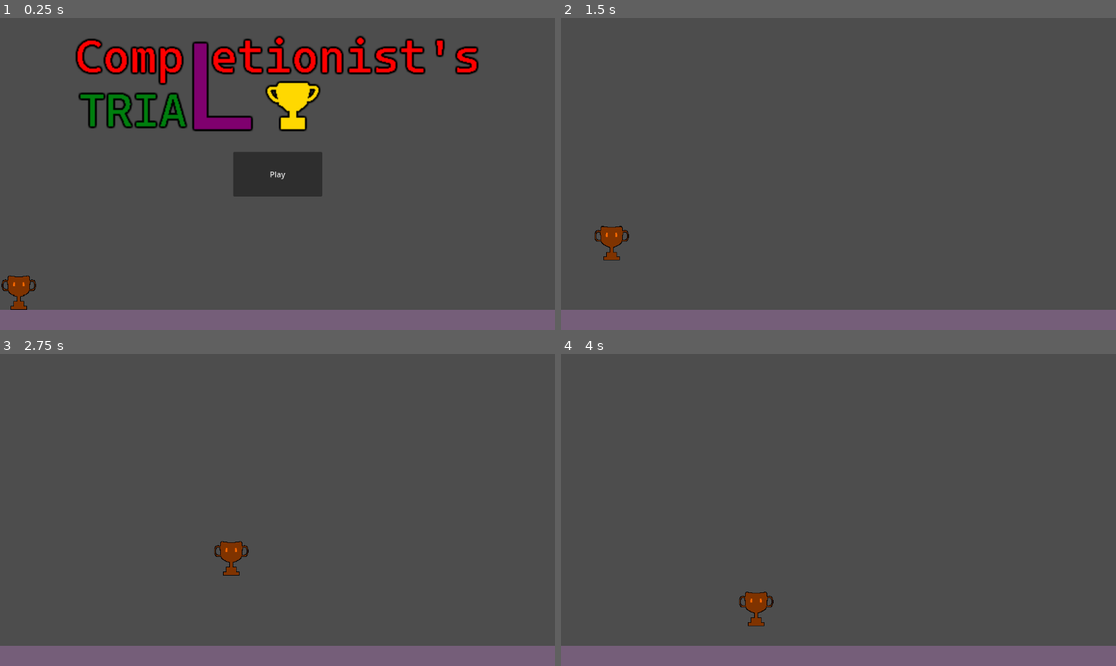
Above: before the commit, frames 1-4 (two rows, left to right).
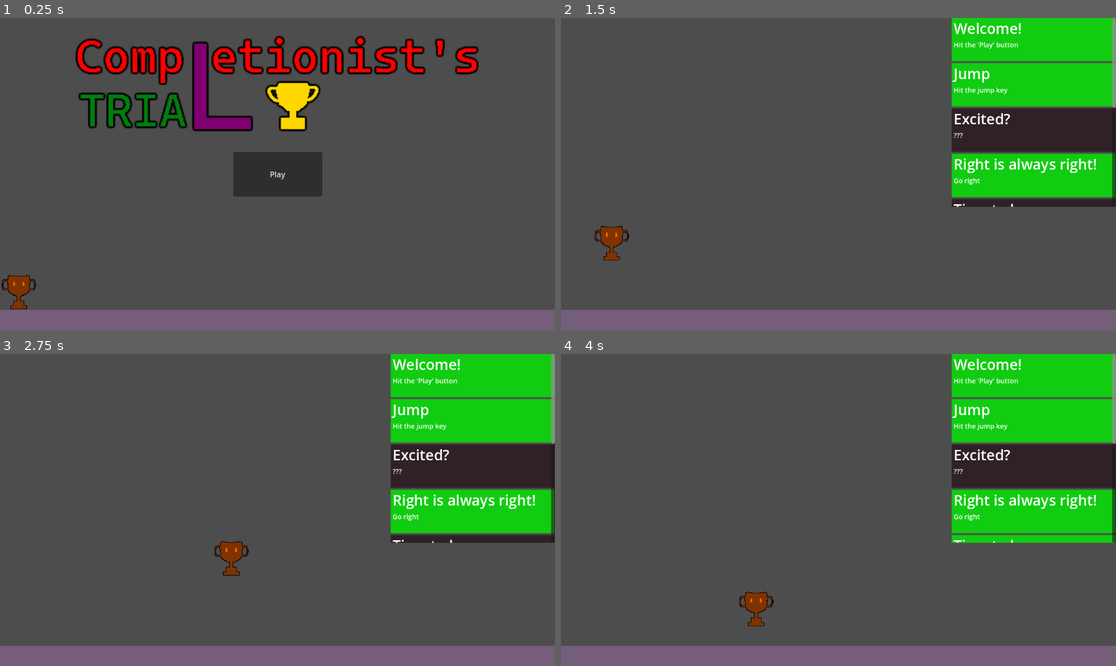
Above: after the commit, the same moments.

Repository: RubyPiec/Completionist-s-Trial
Game: Godot game, scene res://main_menu.tscn
The game is run twice, just before and just after one commit, with the same random seed, the same clock (stepped at 60 frames per second) and the same inputs.
Inputs:
- Up to frame 1 (0.25 s): no input
- Up to frame 2 (1.5 s): click "Play" at 0.5 s; tap Enter at 1.25 s; hold D (move_right) from 1.28 s (still down); hold Space (jump) from 1.28 s (still down)
- Up to frame 3 (2.75 s): keep holding D (move_right); release Space (jump) at 2.03 s; tap Space (jump) at 2.1, 2.27, 2.57 s
- Up to frame 4 (4 s): release D (move_right) at 2.78 s; hold Left (move_left) 2.78-3.53 s; hold Space (jump) 2.78-3.53 s; hold D (move_right) from 3.53 s (still down); tap Space (jump) at 3.6, 3.77 s

The runs differ from the first frame. In frame 1, less than 0.1% of the frame differs, in the area x 0-7%, y 82-94%; in frame 2, 17%; in frame 3, 17%; in frame 4, 17%, in the area x 70-100%, y 0-61%.

Commit message:
ACHIEVEMENTS WORK!!!!
YAY

Diff:
--- a/achievements.gd
+++ b/achievements.gd
@@ -9,5 +9,20 @@
 	"left": ["Time to leave", "Go left", false],
 	"hold": ["You can hold...", "Hit left or right 5 times in a row", false],
 	"notworking": ["That won't work...", "Try to go down", false],
+	"changescreen": ["Ooh, what's here?", "Go to a different screen", false],
 	"konami": ["+30 Lives!", "You already had infinite...", false]
 }
+
+func getAch(code):
+	if(!achievements[code][2]):
+		var achget = get_tree().get_first_node_in_group("Player").find_child("Achget")
+		achievements[code][2]=true
+		achget.play()
+		updColors()
+
+func updColors():
+	if(get_tree().current_scene.name=="Game"):
+		for ach in achievements:
+			if(achievements[ach][2]==true):
+				get_tree().current_scene.get_node("Camera2D/ScrollContainer/VBoxContainer/"+ach+"/Achievement/AchDesc").text=achievements[ach][1]
+				get_tree().current_scene.get_node("Camera2D/ScrollContainer/VBoxContainer/"+ach).color=Color("#11cc11")
--- /dev/null
+++ b/achlist.gd
@@ -0,0 +1,13 @@
+extends ScrollContainer
+
+@onready var baseNode = $"VBoxContainer/welcome"
+
+func _ready() -> void:
+	for achievement in Achievements.achievements:
+		var cachievement = Achievements.achievements[achievement] # what the hell is this code
+		if(achievement!='welcome'):
+			var newach = baseNode.duplicate()
+			newach.name = achievement
+			newach.get_node("Achievement/AchName").text=cachievement[0] # c stands for current
+			newach.get_node("Achievement/AchDesc").text="???"
+			baseNode.get_parent().add_child(newach)
--- a/followplayer.gd
+++ b/followplayer.gd
@@ -4,4 +4,5 @@
 func _on_player_out_of_view(pos) -> void:
 	position.x=floor((pos.x+1152)/1152)*1152-576
 	position.y=floor((pos.y+648)/648)*648-324
+	Achievements.getAch("changescreen")
 	pass # Replace with function body.
--- a/game.tscn
+++ b/game.tscn
@@ -1,8 +1,9 @@
-[gd_scene load_steps=8 format=3 uid="uid://da2bca0wfmmmi"]
+[gd_scene load_steps=12 format=3 uid="uid://da2bca0wfmmmi"]
 
 [ext_resource type="PackedScene" uid="uid://bkps2ejtyudgk" path="res://player.tscn" id="1_80nbo"]
 [ext_resource type="Script" uid="uid://cv4rxplbkhagm" path="res://achievements.gd" id="1_feb5d"]
 [ext_resource type="Script" uid="uid://cedcg6q2il2nl" path="res://followplayer.gd" id="2_e2o6t"]
+[ext_resource type="Script" uid="uid://3fm4phh73u1q" path="res://achlist.gd" id="4_fc0e3"]
 
 [sub_resource type="QuadMesh" id="QuadMesh_80nbo"]
 
@@ -16,6 +17,15 @@
 
 [sub_resource type="RectangleShape2D" id="RectangleShape2D_feb5d"]
 size = Vector2(1510.37, 150)
+
+[sub_resource type="SystemFont" id="SystemFont_feb5d"]
+
+[sub_resource type="LabelSettings" id="LabelSettings_fc0e3"]
+font = SubResource("SystemFont_feb5d")
+font_size = 30
+
+[sub_resource type="LabelSettings" id="LabelSettings_7jktm"]
+font_size = 14
 
 [node name="Game" type="Node2D"]
 script = ExtResource("1_feb5d")
@@ -41,10 +51,35 @@
 position = Vector2(576, 324)
 script = ExtResource("2_e2o6t")
 
-[node name="Control" type="Control" parent="."]
-layout_mode = 3
-anchors_preset = 0
-offset_right = 40.0
-offset_bottom = 40.0
+[node name="ScrollContainer" type="ScrollContainer" parent="Camera2D"]
+offset_left = 235.0
+offset_top = -324.0
+offset_right = 576.0
+offset_bottom = 68.0
+script = ExtResource("4_fc0e3")
+
+[node name="VBoxContainer" type="VBoxContainer" parent="Camera2D/ScrollContainer"]
+layout_mode = 2
+
+[node name="welcome" type="ColorRect" parent="Camera2D/ScrollContainer/VBoxContainer"]
+custom_minimum_size = Vector2(340, 90)
+layout_mode = 2
+color = Color(0.184493, 0.1308, 0.145998, 1)
+
+[node name="Achievement" type="VBoxContainer" parent="Camera2D/ScrollContainer/VBoxContainer/welcome"]
+layout_mode = 2
+offset_left = 4.0
+offset_right = 340.0
+offset_bottom = 90.0
+
+[node name="AchName" type="Label" parent="Camera2D/ScrollContainer/VBoxContainer/welcome/Achievement"]
+layout_mode = 2
+text = "Welcome!"
+label_settings = SubResource("LabelSettings_fc0e3")
+
+[node name="AchDesc" type="Label" parent="Camera2D/ScrollContainer/VBoxContainer/welcome/Achievement"]
+layout_mode = 2
+text = "Hit the 'Play' button"
+label_settings = SubResource("LabelSettings_7jktm")
 
 [connection signal="out_of_view" from="Player" to="Camera2D" method="_on_player_out_of_view"]
--- a/player.gd
+++ b/player.gd
@@ -7,32 +7,78 @@
 @export var jumpheight = 650
 @export var gravity = 25
 
+var jumpsinrow = 0
+var sidestepsinrow = 0
+var konami = 0
 signal out_of_view
 
 func _physics_process(_delta):
-	if !is_on_floor():
-		velocity.y += gravity
-		if velocity.y > 1000:
-			velocity.y = 1000
+	if(get_tree().current_scene.name=="Game"):
+		Achievements.getAch("welcome")
+		if !is_on_floor():
+			velocity.y += gravity
+			if velocity.y > 1000:
+				velocity.y = 1000
 
-	if Input.is_action_pressed("jump"):
-		if is_on_floor():
-			audio.play()
-			velocity.y = -jumpheight
+		if Input.is_action_pressed("jump"):
+			Achievements.getAch("jump")
+			if is_on_floor():
+				sidestepsinrow=0
+				jumpsinrow = jumpsinrow+1
+				if(jumpsinrow>=5):
+					Achievements.getAch("excited")
+				audio.play()
+				velocity.y = -jumpheight
 
-	var horizontal_direction = Input.get_axis("move_left","move_right")
+		if Input.is_action_just_pressed("jump"):
+			if(konami<=1):
+				konami+=1
+			else:
+				konami=0
 
-	if(position.x<(thecamera.position.x-576-64*0.7*0.555)):
-		emit_signal("out_of_view", position)
-	if(position.x>(thecamera.position.x+576+64*0.7*0.555)):
-		emit_signal("out_of_view", position)
-	if(position.y>(thecamera.position.y+324+64*0.7*0.555)):
-		emit_signal("out_of_view", position)
-	if(position.y>(thecamera.position.y-324-64*0.7*0.555)):
-		emit_signal("out_of_view", position)
+		if Input.is_action_just_pressed("down"):
+			if(konami==2||konami==3):
+				konami+=1
+			else:
+				konami=0
+			Achievements.getAch("notworking")
 
-	velocity.x = playerspeed*horizontal_direction
-	move_and_slide()
+		if Input.is_action_just_pressed("move_left"):
+			if(konami==4||konami==6):
+				konami+=1
+			else:
+				konami=0
+			Achievements.getAch("left")
+			sidestepsinrow = sidestepsinrow+1
+			if(sidestepsinrow>=5):
+				Achievements.getAch("hold")
+			jumpsinrow=0
+		if Input.is_action_just_pressed("move_right"):
+			if(konami==5||konami==7):
+				konami+=1
+				if(konami==8):
+					Achievements.getAch("konami")
+			else:
+				konami=0
+			Achievements.getAch("right")
+			sidestepsinrow = sidestepsinrow+1
+			if(sidestepsinrow>=5):
+				Achievements.getAch("hold")
+			jumpsinrow=0
+
+		var horizontal_direction = Input.get_axis("move_left","move_right")
+
+		if(position.x<(thecamera.position.x-576-64*0.7*0.555)):
+			emit_signal("out_of_view", position)
+		if(position.x>(thecamera.position.x+576+64*0.7*0.555)):
+			emit_signal("out_of_view", position)
+		if(position.y>(thecamera.position.y+324+64*0.7*0.555)):
+			emit_signal("out_of_view", position)
+		if(position.y<(thecamera.position.y-324-64*0.7*0.555)):
+			emit_signal("out_of_view", position)
+
+		velocity.x = playerspeed*horizontal_direction
+		move_and_slide()
 
 @onready var animated_sprite_2d: AnimatedSprite2D = $AnimatedSprite2D
 
--- a/player.tscn
+++ b/player.tscn
@@ -1,8 +1,9 @@
-[gd_scene load_steps=7 format=3 uid="uid://bkps2ejtyudgk"]
+[gd_scene load_steps=8 format=3 uid="uid://bkps2ejtyudgk"]
 
 [ext_resource type="Script" uid="uid://bo1gwirtfwjot" path="res://player.gd" id="1_onrkg"]
 [ext_resource type="Texture2D" uid="uid://bu8ats5i4kuui" path="res://trophy.png" id="2_onrkg"]
 [ext_resource type="AudioStream" uid="uid://ctwl03emjk3qs" path="res://sound.wav" id="3_i3pqv"]
+[ext_resource type="AudioStream" uid="uid://b462iafxn8brs" path="res://achget.wav" id="4_hqtel"]
 
 [sub_resource type="RectangleShape2D" id="RectangleShape2D_hqtel"]
 size = Vector2(72, 71)
@@ -36,7 +37,7 @@
 "speed": 5.0
 }]
 
-[node name="CharacterBody2D" type="CharacterBody2D"]
+[node name="CharacterBody2D" type="CharacterBody2D" groups=["Player"]]
 script = ExtResource("1_onrkg")
 
 [node name="CollisionShape2D" type="CollisionShape2D" parent="."]
@@ -52,5 +53,8 @@
 
 [node name="Jump" type="AudioStreamPlayer2D" parent="."]
 stream = ExtResource("3_i3pqv")
+panning_strength = 0.0
 
 [node name="Achget" type="AudioStreamPlayer2D" parent="."]
+stream = ExtResource("4_hqtel")
+panning_strength = 0.0
--- a/project.godot
+++ b/project.godot
@@ -23,6 +23,10 @@
 
 enabled=PackedStringArray("res://addons/godot_super-wakatime/plugin.cfg")
 
+[global_group]
+
+Player=""
+
 [input]
 
 move_right={
@@ -44,6 +48,12 @@
 , Object(InputEventKey,"resource_local_to_scene":false,"resource_name":"","device":-1,"window_id":0,"alt_pressed":false …(186 unchanged characters)…
 ]
 }
+down={
+"deadzone": 0.2,
+"events": [Object(InputEventKey,"resource_local_to_scene":false,"resource_name":"","device":-1,"window_id":0,"alt_pressed":false,"shift_pressed":false,"ctrl_pressed":false,"meta_pressed":false,"pressed":false,"keycode":0,"physical_keycode":83,"key_label":0,"unicode":115,"location":0,"echo":false,"script":null)
+, Object(InputEventKey,"resource_local_to_scene":false,"resource_name":"","device":-1,"window_id":0,"alt_pressed":false,"shift_pressed":false,"ctrl_pressed":false,"meta_pressed":false,"pressed":false,"keycode":0,"physical_keycode":4194322,"key_label":0,"unicode":0,"location":0,"echo":false,"script":null)
+]
+}
 
 [rendering]
 
Not shown, added: achlist.gd.uid
Not shown, changed: README.md
